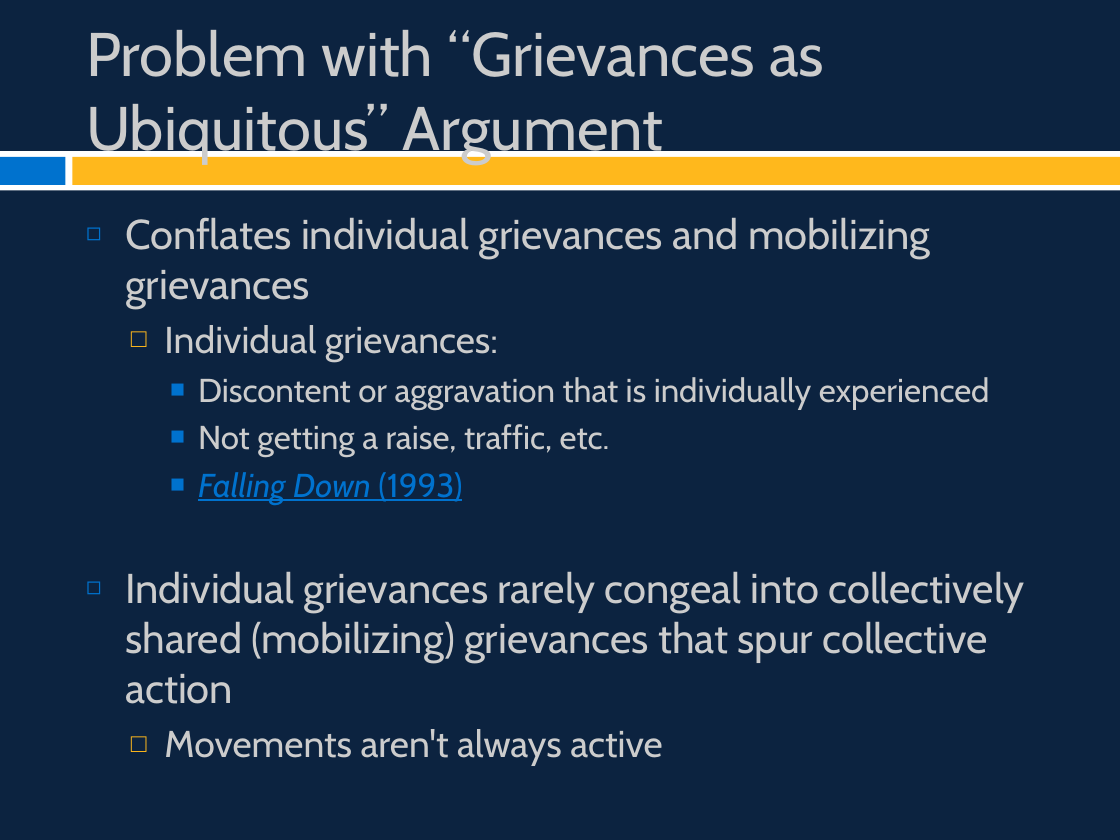
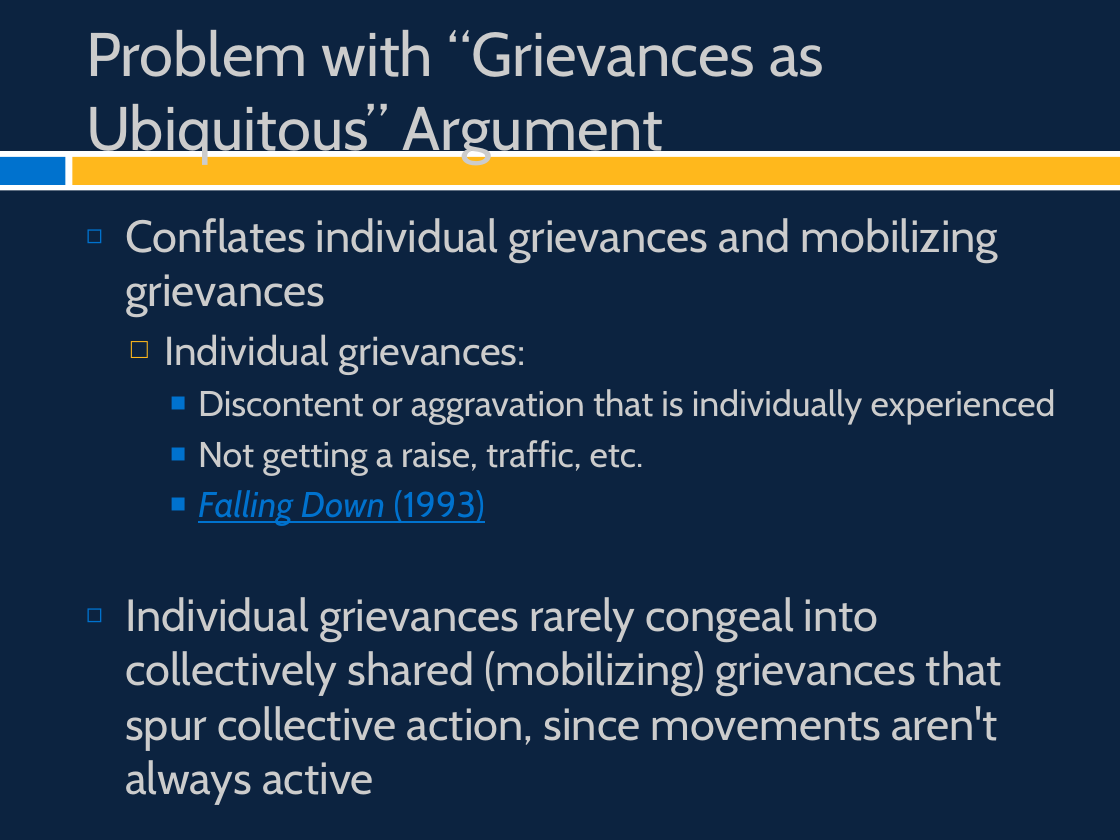
Before and after one commit to burrelvannjr/movements_csuf, a slide deck: slide 6 of ppts/Chapter 2 Slides.pptx (slide 7 before the commit). Drawn at 1120x840 pixels with LibreOffice and Linux fonts; fonts in the diff are those of the drawing. Boxes give left, top, right and bottom in pixels: in the first picture for what was removed or moved away, otherwise in the second. Text is boxed around its words. In the diff, an @@ line names an element or a change of style, - is before the commit and + after.

```diff
--- a/ppts/Chapter 2 Slides.pptx
+++ b/ppts/Chapter 2 Slides.pptx
@@ text at (x1=125, y1=218, x2=1056, y2=525): size 26.8 to 29 pt in "Conflates individual grievances and mobilizing grievances"; size 24.1 to 26 pt in "Individual grievances:"; size 21.3 to 23 pt in "Discontent or aggravation that is individually experienced", "Not getting a raise, traffic, etc.", "Falling Down (1993)" @@
@@ text at (x1=125, y1=597, x2=1002, y2=751): text changed; size 26.8 to 29 pt @@
-◻ Individual grievances rarely congeal into collectively shared (mobilizing) grievances that spur collective action
-  □ Movements aren't always active
+◻ Individual grievances rarely congeal into collectively shared (mobilizing) grievances that spur collective action, since movements aren't always active
```
Also in this commit, not shown: 5 other slides changed, 13 slides added, 1 slide removed, 42 other files.
